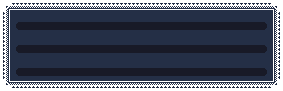
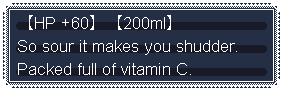
Layers edited between the first and the second 283 × 91 image:
added layer "EN" above "JP" over [18, 15, 237, 75]
